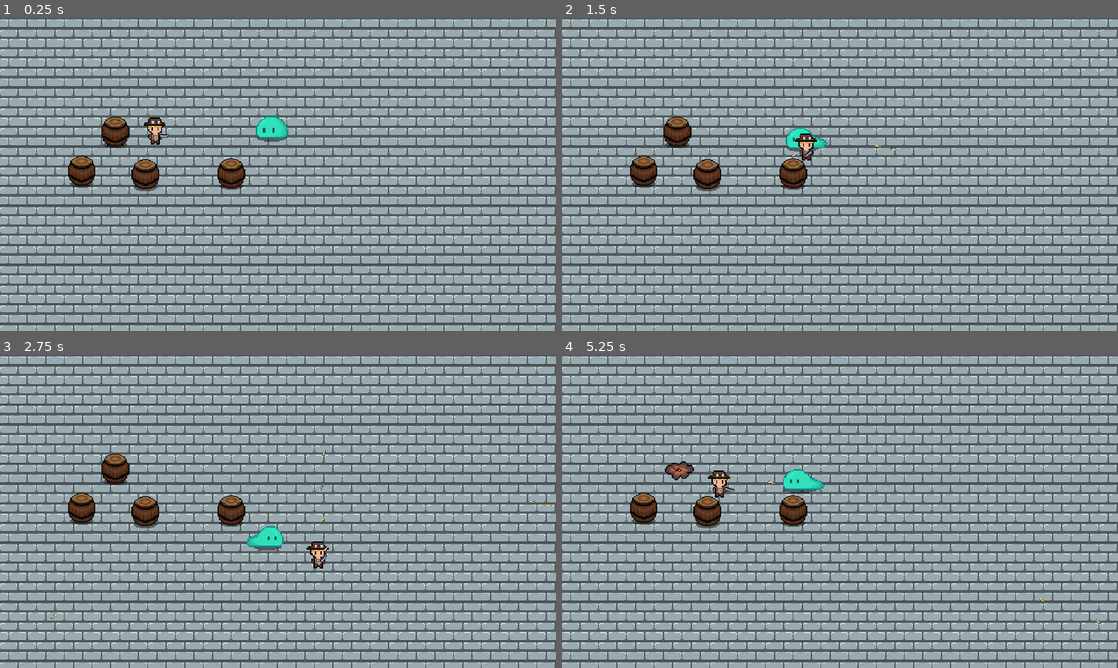
Above: before the commit, frames 1-4 (two rows, left to right).
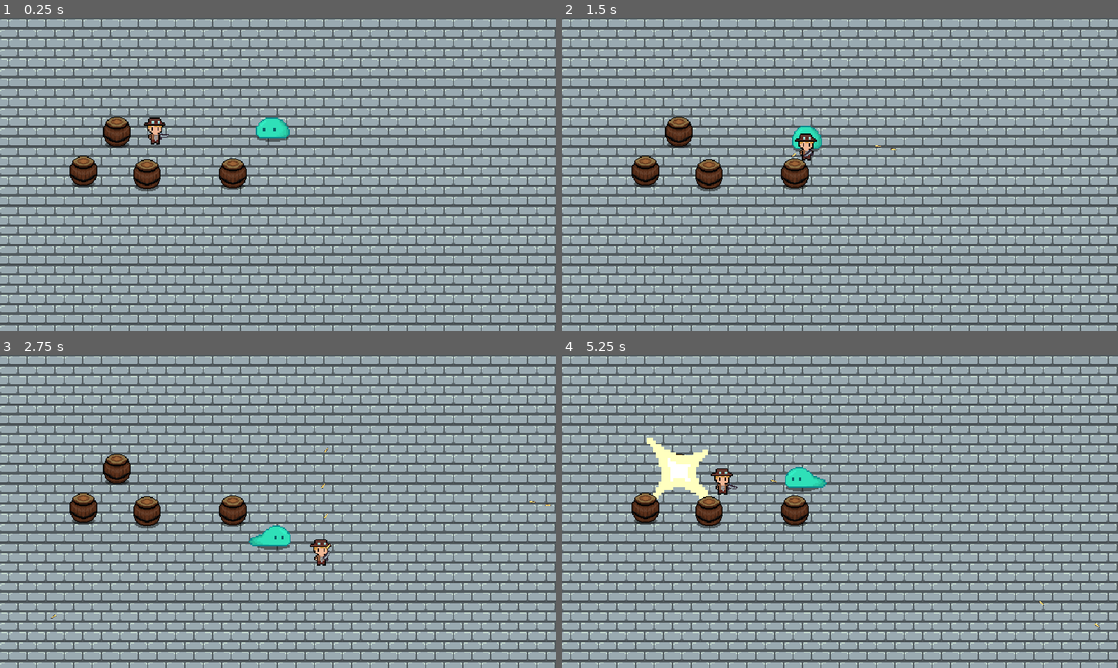
Above: after the commit, the same moments.

Repository: WAIWAI-PARTY/Life-after-people
Game: Godot game, scene res://World.tscn
The game is run twice, just before and just after one commit, with the same random seed, the same clock (stepped at 60 frames per second) and the same inputs.
Inputs (mouse positions are in pixels of both pictures, inside the frame that each line leads up to):
- Up to frame 1 (0.25 s): no input
- Up to frame 2 (1.5 s): move the mouse to (962, 158) at 0.52 s; press the mouse at (962, 158) at 0.53 s; hold D (ui_right) 0.53-1.28 s; move the mouse to (728, 190) at 1.27 s; release the mouse at (728, 190) at 1.28 s; hold S (ui_down) from 1.28 s (still down); click (728, 190) at 1.35 s
- Up to frame 3 (2.75 s): move the mouse to (333, 442) at 2.02 s; release S (ui_down) at 2.03 s; press the mouse at (333, 442) at 2.03 s; hold D (ui_right) from 2.03 s (still down)
- Up to frame 4 (5.25 s): move the mouse to (812, 574) at 2.77 s; release D (ui_right) at 2.78 s; release the mouse at (812, 574) at 2.78 s; hold W (ui_up) 2.78-3.53 s; click (812, 574) at 2.85 s; move the mouse to (1006, 558) at 3.52 s; press the mouse at (1006, 558) at 3.53 s; hold A (ui_left) 3.53-5.03 s; move the mouse to (673, 464) at 4.27 s; release the mouse at (673, 464) at 4.28 s; click (673, 464) at 4.35 s; move the mouse to (867, 511) at 5.02 s; press the mouse at (867, 511) at 5.03 s; hold S (ui_down) from 5.03 s (still down)

The runs differ from the first frame. In frame 1, 0.9% of the frame differs, in the area x 12-53%, y 31-56%; in frame 2, 1.0%; in frame 3, 1.3%; in frame 4, 2.2%, in the area x 12-97%, y 26-88%.

Commit message:
lots of effect

Diff:
--- a/Effect/Effect.gd
+++ b/Effect/Effect.gd
@@ -1,4 +1,5 @@
 extends AnimatedSprite
 func _ready():
+# warning-ignore:return_value_discarded
 	connect("animation_finished", self, "queue_free")
 	play("anim")
--- a/Effect/Explosion_Effect.tscn
+++ b/Effect/Explosion_Effect.tscn
@@ -54,6 +54,4 @@
 [node name="Explosion_Effect" type="AnimatedSprite"]
 frames = SubResource( 11 )
 animation = "anim"
-frame = 3
-playing = true
 script = ExtResource( 1 )
--- /dev/null
+++ b/Effect/hiteffect.tscn
@@ -0,0 +1,25 @@
+[gd_scene load_steps=6 format=2]
+
+[ext_resource path="res://Effect/Effect.gd" type="Script" id=1]
+[ext_resource path="res://imports/HitEffect.png" type="Texture" id=2]
+
+[sub_resource type="AtlasTexture" id=1]
+atlas = ExtResource( 2 )
+region = Rect2( 0, 0, 24, 24 )
+
+[sub_resource type="AtlasTexture" id=2]
+atlas = ExtResource( 2 )
+region = Rect2( 24, 0, 24, 24 )
+
+[sub_resource type="SpriteFrames" id=3]
+animations = [ {
+"frames": [ SubResource( 1 ), SubResource( 2 ) ],
+"loop": true,
+"name": "anim",
+"speed": 8.0
+} ]
+
+[node name="hiteffect" type="AnimatedSprite"]
+frames = SubResource( 3 )
+animation = "anim"
+script = ExtResource( 1 )
--- a/Enemy/Enemy.gd
+++ b/Enemy/Enemy.gd
@@ -6,6 +6,7 @@
 export(int) var max_speed = 50
 export(int) var frict = 200
 const deathEffect = preload("res://Effect/Explosion_Effect.tscn")
+const hiteffect = preload("res://Effect/hiteffect.tscn")
 enum {
 	idle,
 	wander,
@@ -39,6 +40,9 @@
 
 func _on_hurtbox_area_entered(area):
 	stats.health -= area.damage
+	var hf = hiteffect.instance()
+	get_parent().add_child(hf)
+	hf.global_position = global_position
 
 func _on_Stats_no_health():
 	queue_free()
--- a/Enemy/Slime.tscn
+++ b/Enemy/Slime.tscn
@@ -50,7 +50,7 @@
 "frames": [ SubResource( 10 ), SubResource( 11 ), SubResource( 12 ) ],
 "loop": true,
 "name": "walk",
-"speed": 4.0
+"speed": 6.0
 } ]
 
 [sub_resource type="CapsuleShape2D" id=1]
@@ -76,6 +76,7 @@
 [node name="slimeAnimation" type="AnimatedSprite" parent="."]
 frames = SubResource( 9 )
 animation = "idle"
+frame = 1
 playing = true
 offset = Vector2( 1, -5 )
 
@@ -87,7 +88,7 @@
 [node name="hurtbox" parent="." instance=ExtResource( 2 )]
 position = Vector2( 2, -1 )
 collision_layer = 8
-collision_mask = 0
+collision_mask = 4
 
 [node name="CollisionShape2D" parent="hurtbox" index="0"]
 rotation = 1.5708
--- a/Player/Player.tscn
+++ b/Player/Player.tscn
@@ -14,7 +14,6 @@
 
 [node name="Player" type="KinematicBody2D"]
 collision_layer = 32
-collision_mask = 0
 script = ExtResource( 1 )
 __meta__ = {
 "_edit_horizontal_guides_": [ 4.91863, 2.99972, 4.83512 ]
--- a/Weapons/Bullets.gd
+++ b/Weapons/Bullets.gd
@@ -11,5 +11,5 @@
 func _on_VisibilityNotifier2D_screen_exited():
 	queue_free()
 
-func _on_hitbox_area_entered(area):
+func _on_hitbox_area_entered(_area):
 	queue_free()
--- a/Weapons/Bullets.tscn
+++ b/Weapons/Bullets.tscn
@@ -28,7 +28,7 @@
 
 [node name="hitbox" parent="." instance=ExtResource( 3 )]
 collision_layer = 0
-collision_mask = 8
+collision_mask = 9
 damage = 50
 
 [node name="CollisionShape2D" parent="hitbox" index="0"]
--- a/Weapons/Gun.gd
+++ b/Weapons/Gun.gd
@@ -16,7 +16,7 @@
 		else:
 			$GunSprite.set_scale(Vector2(0.5,0.5))
 
-func _process(delta):
+func _process(_delta):
 	if Input.is_action_pressed("shoot") and can_fire:
 		var bullet_instance = bullet.instance()
 		bullet_instance.rotation = rotation
--- a/World.tscn
+++ b/World.tscn
@@ -16,6 +16,16 @@
 
 [node name="YSort" type="YSort" parent="."]
 
+[node name="Player" parent="YSort" instance=ExtResource( 3 )]
+position = Vector2( 134, 103 )
+
+[node name="Gun" parent="YSort/Player" instance=ExtResource( 1 )]
+position = Vector2( 5, 1 )
+
+[node name="Slime" parent="YSort" instance=ExtResource( 4 )]
+position = Vector2( 234.03, 97.8397 )
+collision_layer = 0
+
 [node name="barrel" parent="YSort" instance=ExtResource( 5 )]
 position = Vector2( 127, 136 )
 
@@ -27,13 +37,3 @@
 
 [node name="barrel4" parent="YSort" instance=ExtResource( 5 )]
 position = Vector2( 201, 135 )
-
-[node name="Slime" parent="YSort" instance=ExtResource( 4 )]
-position = Vector2( 234.03, 97.8397 )
-collision_layer = 0
-
-[node name="Player" parent="YSort" instance=ExtResource( 3 )]
-position = Vector2( 134, 103 )
-
-[node name="Gun" parent="YSort/Player" instance=ExtResource( 1 )]
-position = Vector2( 5, 1 )
--- a/World/Barrel.gd
+++ b/World/Barrel.gd
@@ -1,8 +1,9 @@
 extends KinematicBody2D
 var explosion = preload("res://Effect/Explosion_Effect.tscn")
-
-func _on_hurtbox_area_entered(area):
+onready var hitbox = $hitbox/CollisionShape2D
+func _on_hurtbox_area_entered(_area):
+	hitbox.disabled=false
 	var edf = explosion.instance()
 	get_parent().add_child(edf)
+	edf.scale*=2.5
 	edf.global_position = global_position
-	queue_free()
--- a/World/Barrel.tscn
+++ b/World/Barrel.tscn
@@ -1,39 +1,54 @@
-[gd_scene load_steps=6 format=2]
+[gd_scene load_steps=8 format=2]
 
 [ext_resource path="res://imports/barrel.png" type="Texture" id=1]
 [ext_resource path="res://hitandhurt/hurtbox.tscn" type="PackedScene" id=2]
 [ext_resource path="res://World/Barrel.gd" type="Script" id=3]
+[ext_resource path="res://hitandhurt/hitbox.tscn" type="PackedScene" id=4]
+
+[sub_resource type="CapsuleShape2D" id=2]
+radius = 7.14284
+height = 9.71429
 
 [sub_resource type="CapsuleShape2D" id=1]
-radius = 15.5
-height = 5.0
+radius = 17.1429
+height = 2.85714
 
-[sub_resource type="CapsuleShape2D" id=2]
-radius = 8.0
-height = 14.0
+[sub_resource type="CircleShape2D" id=3]
+radius = 50.0
 
 [node name="barrel" type="KinematicBody2D"]
-position = Vector2( 2, 2 )
 scale = Vector2( 0.7, 0.7 )
 collision_mask = 0
 script = ExtResource( 3 )
 
 [node name="Sprite" type="Sprite" parent="."]
+position = Vector2( 2, 0 )
 texture = ExtResource( 1 )
+
+[node name="CollisionShape2D" type="CollisionShape2D" parent="."]
+position = Vector2( 0, 9 )
+rotation = 1.5708
+shape = SubResource( 2 )
 
 [node name="hurtbox" parent="." instance=ExtResource( 2 )]
 collision_layer = 8
-collision_mask = 4
+collision_mask = 0
 
 [node name="CollisionShape2D" parent="hurtbox" index="0"]
-position = Vector2( -2, -1 )
+position = Vector2( 0, -1.5 )
 shape = SubResource( 1 )
 
-[node name="CollisionShape2D" type="CollisionShape2D" parent="."]
-position = Vector2( -2, 6 )
-rotation = 1.5708
-shape = SubResource( 2 )
+[node name="hitbox" parent="." instance=ExtResource( 4 )]
+collision_layer = 4
+collision_mask = 0
+damage = 500
+
+[node name="CollisionShape2D" parent="hitbox" index="0"]
+position = Vector2( -4.76837e-07, -4.76837e-07 )
+shape = SubResource( 3 )
+disabled = true
 
 [connection signal="area_entered" from="hurtbox" to="." method="_on_hurtbox_area_entered"]
 
 [editable path="hurtbox"]
+[editable path="hitbox"]
--- a/hitandhurt/PlayerDetectionZone.gd
+++ b/hitandhurt/PlayerDetectionZone.gd
@@ -9,5 +9,5 @@
 	player = body
 
 
-func _on_PlayerDetectionZone_body_exited(body):
+func _on_PlayerDetectionZone_body_exited(_body):
 	player = null
--- a/project.godot
+++ b/project.godot
@@ -26,6 +26,7 @@
 window/size/test_height=900
 window/vsync/use_vsync=false
 window/stretch/mode="2d"
+window/stretch/aspect="keep"
 
 [importer_defaults]
 
Binary file added: imports/HitEffect.png
Not shown, added: imports/HitEffect.png.import
